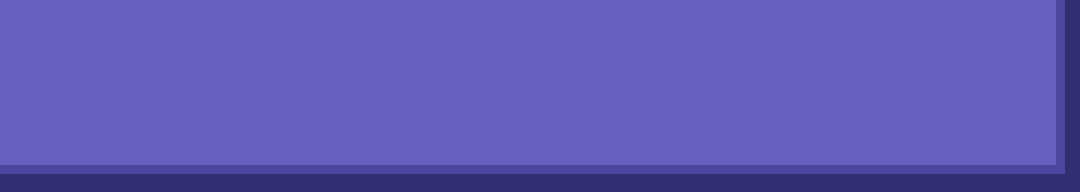
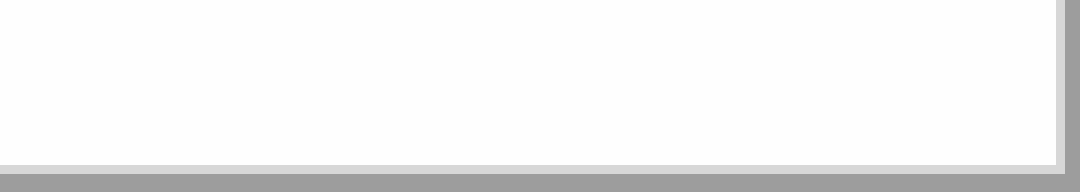
Layer changes from the first 1080x192 image to the second:
pixels changed over [0, 0, 1080, 192] (layer not identified)
